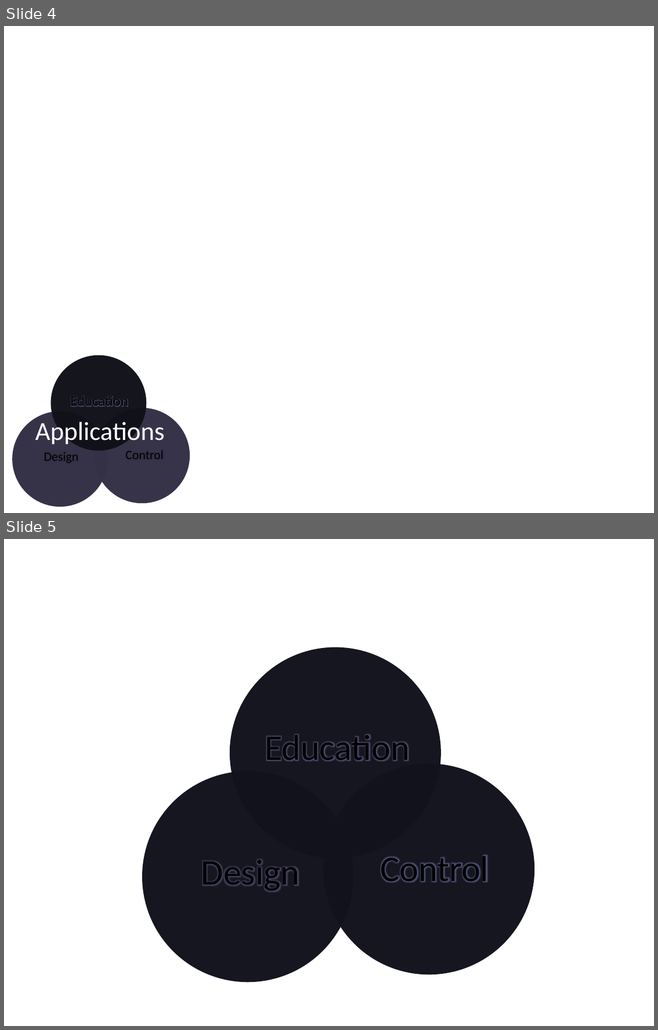
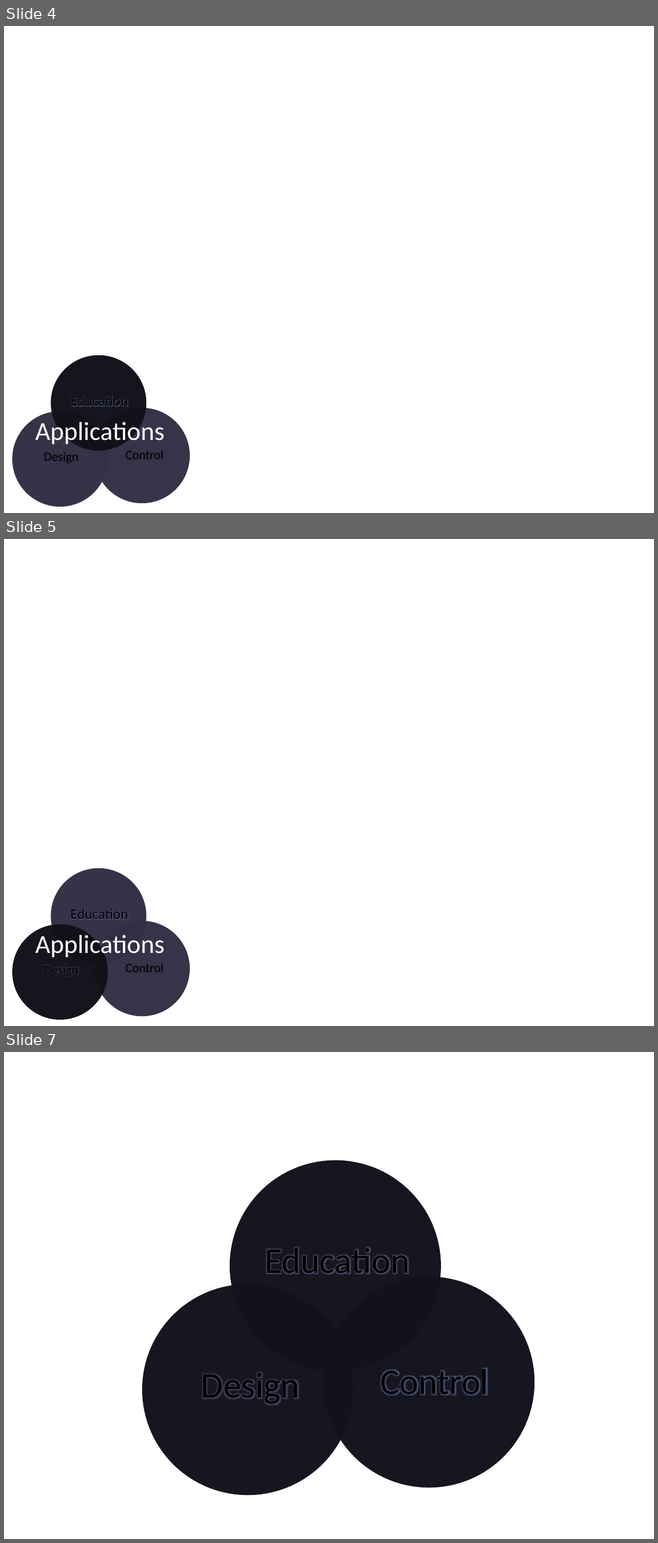
Before and after one commit to aphill70/Capstone-Winter--12, a slide deck: capstone-presentation.pptx. Shown one above the other, each under a label of ours: slides 4 and 5 before the commit, slides 4, 5 and 7 after it; the slides between them are not shown. The pictures are 658x1030 and 658x1543 pixels, drawn with LibreOffice and Linux fonts; fonts in the diff are those of the drawing. Boxes give left, top, right and bottom in pixels: in the first picture for what was removed or moved away, otherwise in the second. Text is boxed around its words. In the diff, an @@ line names an element or a change of style, - is before the commit and + after.

```diff
--- a/capstone-presentation.pptx
+++ b/capstone-presentation.pptx
@@ slide 5 added at <box>4,539,654,1026</box>, background #FFFFFF @@
@@ ellipse added at <box>51,868,146,964</box>, fill #322F45 at 98% opacity @@
@@ text added at <box>70,909,128,919</box>, 16 pt, text #000000 @@
+Education
@@ ellipse added at <box>94,921,190,1016</box>, fill #343046 at 98% opacity @@
@@ ellipse added at <box>13,924,108,1020</box>, fill #111119 at 98% opacity @@
@@ title added at <box>35,932,165,960</box>, 28.8 pt, text #FFFFFF @@
+Applications
@@ text added at <box>44,962,78,977</box>, 14 pt, text #000000 @@
+Design
@@ text added at <box>125,964,163,972</box>, 14 pt, text #000000 @@
+Control
@@ what was slide 5 is now slide 7 @@
```
Also in this commit, not shown: 1 other slide added.
